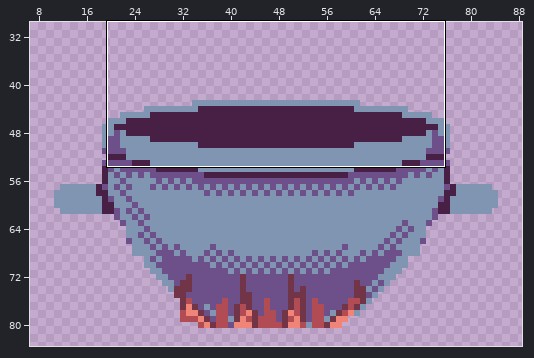
Two states of a pixel-art file, Assets/Art/Level2/Cauldron.aseprite. The picture above shows the old version from afar; the outline marks the close-up.
Close-up. First the earlier version:
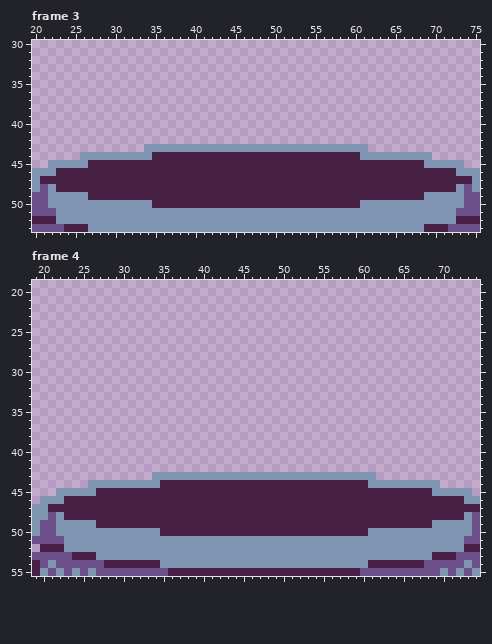
99x84 pixels, 15 frames. Shown: frame 3: x 20..75, y 30..53; frame 4: x 19..74, y 19..55. The wide view leaves out empty margins. The commit also changed other frames or places, which this record leaves out.
And afterwards:
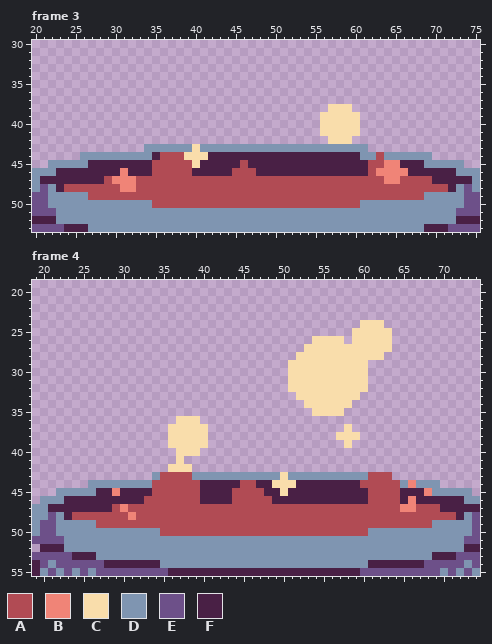
Palette (. is transparent): A #b14b54  B #f08477  C #f9ddab  D #7f95b1  E #6d5089  F #492045
Diff:
Frame 3, layers "liquid", "Steam":
The author changed colour D to colour A in row 44 at x 63.
The author changed colour F to colour A in row 44 at x 36 to 38; in row 45 at x 35 to 39, 46 and 62 to 63; in row 46 at x 35 to 39, 45 to 47 and 62; in row 47 at x 29, 33 to 63 and 66 to 69; in row 48 at x 24 to 30 and 33 to 71; in row 49 at x 27 to 68.
The author changed colour F to colour A in row 50 at x 35 to 60.
The author changed colour F to colour B in row 45 at x 64 to 65; in row 46 at x 31 and 63 to 66; in row 47 at x 30 to 32 and 64 to 65; in row 48 at x 31 to 32.
Colour C now appears in row 38 at x 57 to 59; in rows 39 to 41 at x 56 to 60; in row 42 at x 57 to 59.
The author changed colour D to colour C in row 43 at x 40.
The author changed colour F to colour C in row 44 at x 39 to 41; in row 45 at x 40.
Frame 4, layers "liquid", "Steam":
Colour A now appears in row 43 at x 62 to 63.
The author changed colour D to colour A in row 43 at x 35 to 38 and 61; in row 44 at x 34 and 61 to 64.
The author changed colour F to colour A in row 44 at x 35 to 39, 45 to 46 and 60; in row 45 at x 34 to 39, 44 to 47 and 61 to 64; in row 46 at x 33 to 39, 44 to 48 and 61 to 64; in row 47 at x 29, 31 to 64 and 67 to 69; in row 48 at x 24 to 30 and 32 to 71; in row 49 at x 27 to 68.
The author changed colour F to colour A in row 50 at x 35 to 60.
The author changed colour D to colour B in row 44 at x 66.
The author changed colour F to colour B in row 45 at x 29 and 68; in row 46 at x 66; in row 47 at x 30 and 65 to 66; in row 48 at x 31.
Colour C now appears in row 24 at x 60 to 62; in row 25 at x 59 to 63; in row 26 at x 54 to 57 and 59 to 63; in row 27 at x 53 to 63; in row 28 at x 52 to 62; in rows 29 to 32 at x 51 to 60.
Colour C now appears in row 33 at x 52 to 59; in row 34 at x 53 to 58; in row 35 at x 54 to 57; in row 36 at x 37 to 39; in row 37 at x 36 to 40 and 58; in row 38 at x 36 to 40 and 57 to 59.
Colour C now appears in row 39 at x 36 to 40 and 58; in row 40 at x 37 to 39; in row 41 at x 37; in row 42 at x 36 to 38.
The author changed colour D to colour C in row 43 at x 50.
The author changed colour F to colour C in row 44 at x 49 to 51; in row 45 at x 50.
Where, in picture pixels (left, top, right, bottom), the same in both close-ups:
changed: (64, 104, 448, 208)
changed: (72, 320, 456, 536)
